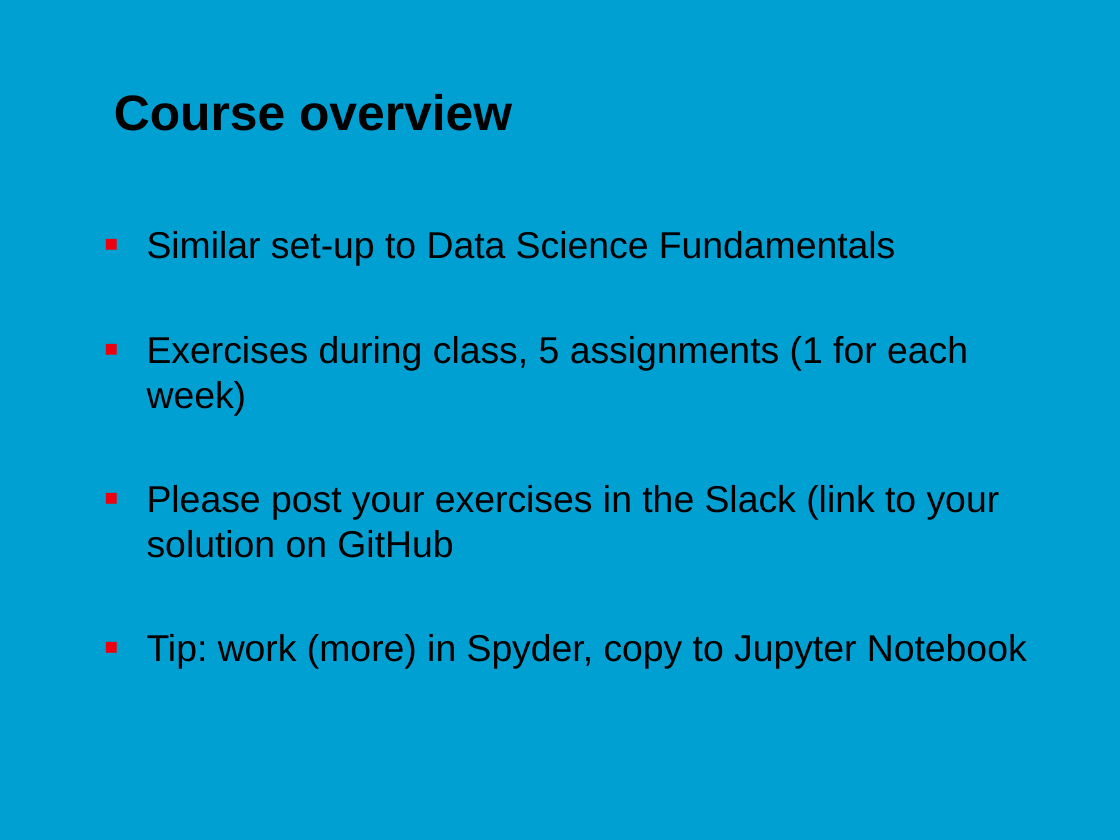
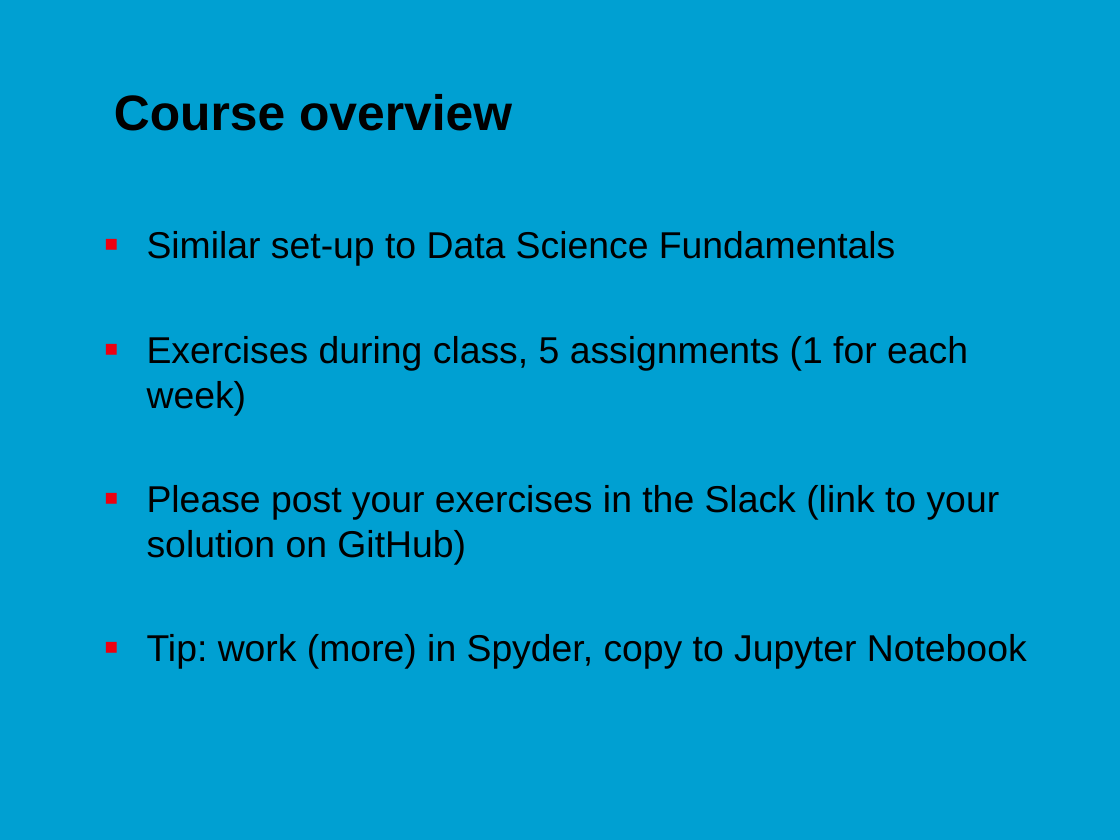
Before and after one commit to jonasmoons/data-driven-learning, a slide deck: slide 7 of slides/ddl-w4l1.pptx. Drawn at 1120x840 pixels with LibreOffice and Linux fonts; fonts in the diff are those of the drawing; background and template pictures are left out. Boxes give left, top, right and bottom in pixels: in the first picture for what was removed or moved away, otherwise in the second. Text is boxed around its words. In the diff, an @@ line names an element or a change of style, - is before the commit and + after.

```diff
--- a/slides/ddl-w4l1.pptx
+++ b/slides/ddl-w4l1.pptx
@@ text at [147, 485, 1000, 565]: text changed @@
-■ Please post your exercises in the Slack (link to your solution on GitHub
+■ Please post your exercises in the Slack (link to your solution on GitHub)
```
Also in this commit, not shown: 5 other slides changed, 9 other files.
